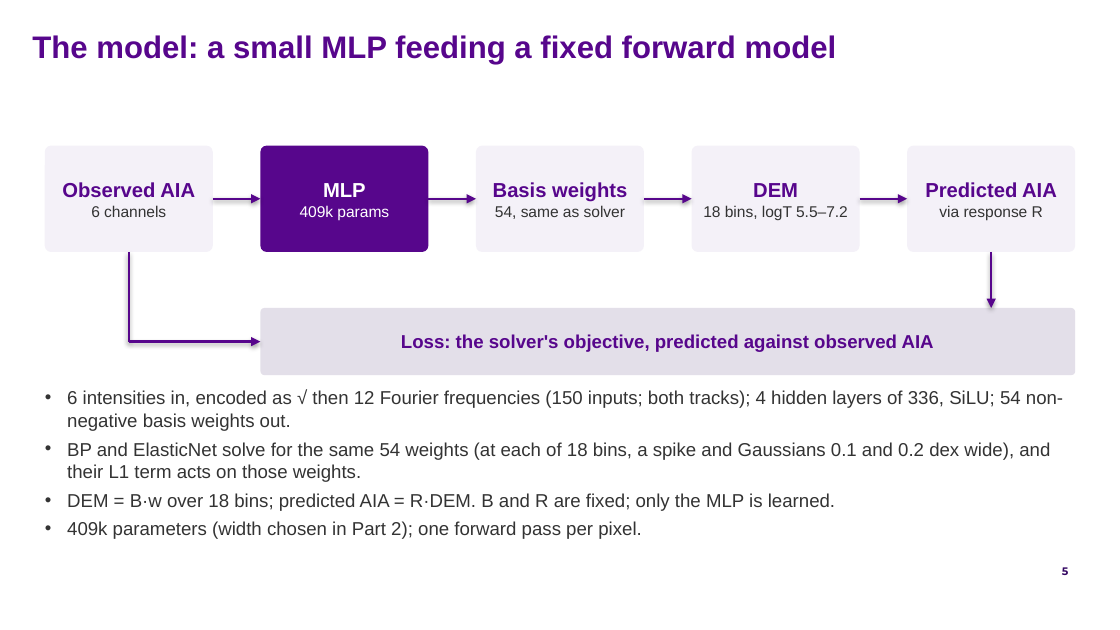
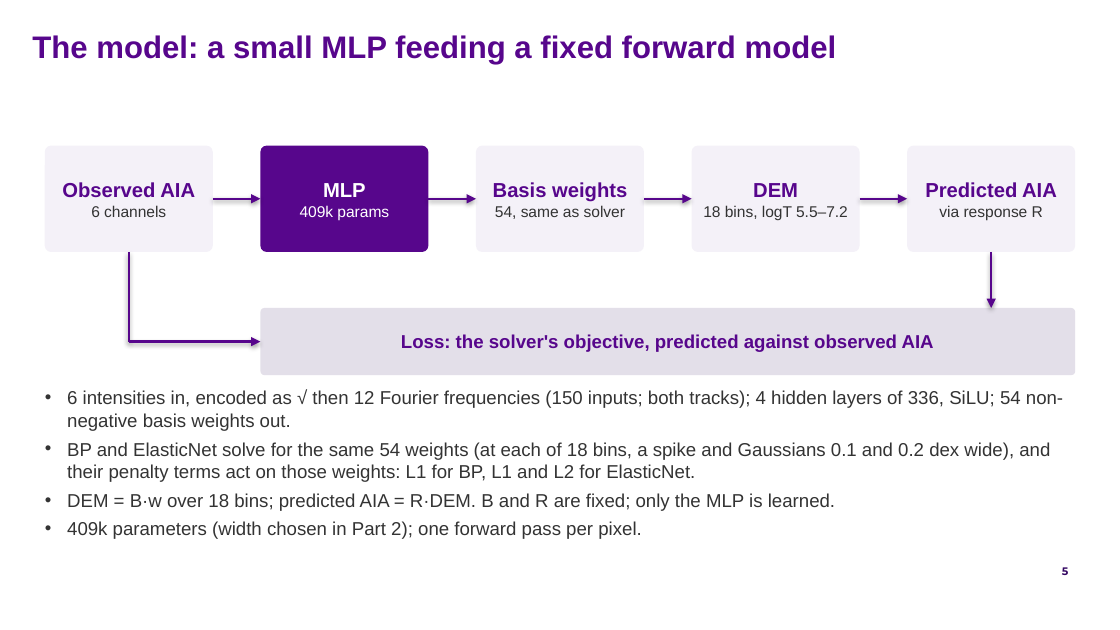
Before and after one commit to FruitPnchSamuraiG/solar-dem-inversion, a slide deck: slide 5 of slides/DEM_deck_v2.pptx. Drawn at 1120x630 pixels with LibreOffice and Linux fonts; fonts in the diff are those of the drawing; background and template pictures are left out. Boxes give left, top, right and bottom in pixels: in the first picture for what was removed or moved away, otherwise in the second. Text is boxed around its words. In the diff, an @@ line names an element or a change of style, - is before the commit and + after.

```diff
--- a/slides/DEM_deck_v2.pptx
+++ b/slides/DEM_deck_v2.pptx
@@ text at box(67, 442, 1050, 482): text changed @@
-• BP and ElasticNet solve for the same 54 weights (at each of 18 bins, a spike and Gaussians 0.1 and 0.2 dex wide), and their L1 term acts on those weights.
+• BP and ElasticNet solve for the same 54 weights (at each of 18 bins, a spike and Gaussians 0.1 and 0.2 dex wide), and their penalty terms act on those weights: L1 for BP, L1 and L2 for ElasticNet.
```
Also in this commit, not shown: 9 other slides changed, 6 other files.
